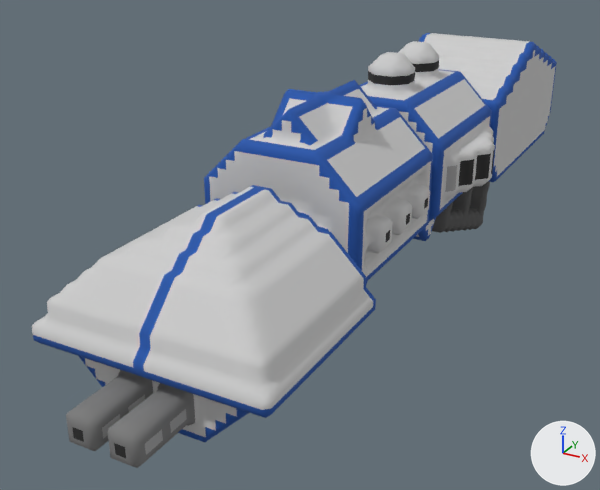
What one commit did to the OBJ model src/jsMain/resources/meshes/diadochi-3-tiamat-class.obj.
Both versions are drawn from a 50 mm lens placed at (37.1, -88.5, 32.2), pointed at (-7.1, -8.3, -7.9). The axes (+X, +Y, +Z) are drawn at lower right. The lights are the same throughout. Where no turn or scale is listed for an object, it has been applied to the vertices.

Objects in the first picture: 'diadochi-3-tiamat-class'.
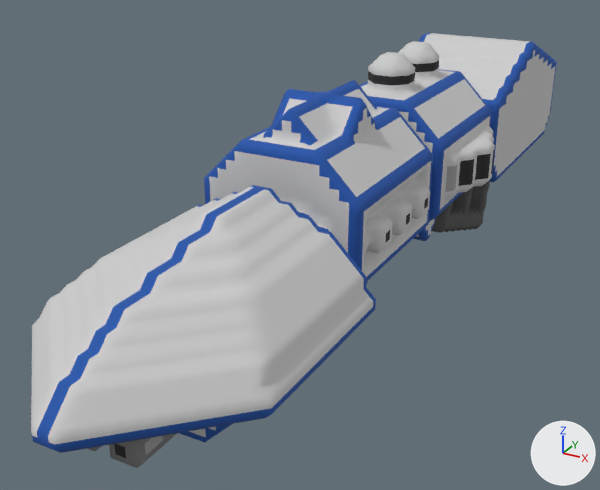
The newer file is also turned or shifted as a whole; pictures and numbers use the older file's frame.

What differs and where, as boxes (x1, y1, x2, y2) in the pictures (600 x 490 px):
'diadochi-3-tiamat-class', reshaped
    before: (32, 33, 557, 468)
    after: (31, 33, 557, 468)
part 1 of me_diadochi_3_tiamat_class, built on
    before: (32, 228, 272, 418)
    after: (31, 228, 266, 453)
part 2 of me_diadochi_3_tiamat_class, surface changed
    before: (62, 309, 250, 413)

The change, as a list of edits to the scene's bpy script:
```text
Change me_diadochi_3_tiamat_class:
    used by ob_diadochi_3_tiamat_class; location = (0.0, 0.0, 0.0)
    remove me_diadochi_3_tiamat_class.from_pydata(...)  # 13562 vertices, 27128 faces; spans x -11.5..11.5, y -51.7..52.3, z -21.0..14.0
    add me_diadochi_3_tiamat_class.from_pydata(...)  # 14093 vertices, 28190 faces; spans x -11.5..11.5, y -56.7..52.3, z -21.0..14.0
    me_diadochi_3_tiamat_class part 1: 84 vertices moved from x -10.0..10.0, y -46.7..-38.7, z -2.5..5.5 to x -10.5..10.5, y -55.2..-39.2, z -3.0..6.0; 234 vertices removed from x -10.5..10.5, y -46.7..-27.2, z -3.0..5.5; 765 vertices added at x -10.5..10.5, y -56.7..-26.4, z -3.3..6.0
    me_diadochi_3_tiamat_class part 2: 232 kept faces spanning x -10.5..10.5, y -54.2..-28.7, z -3.3..-3.0 get new texture (UV) coordinates
```
